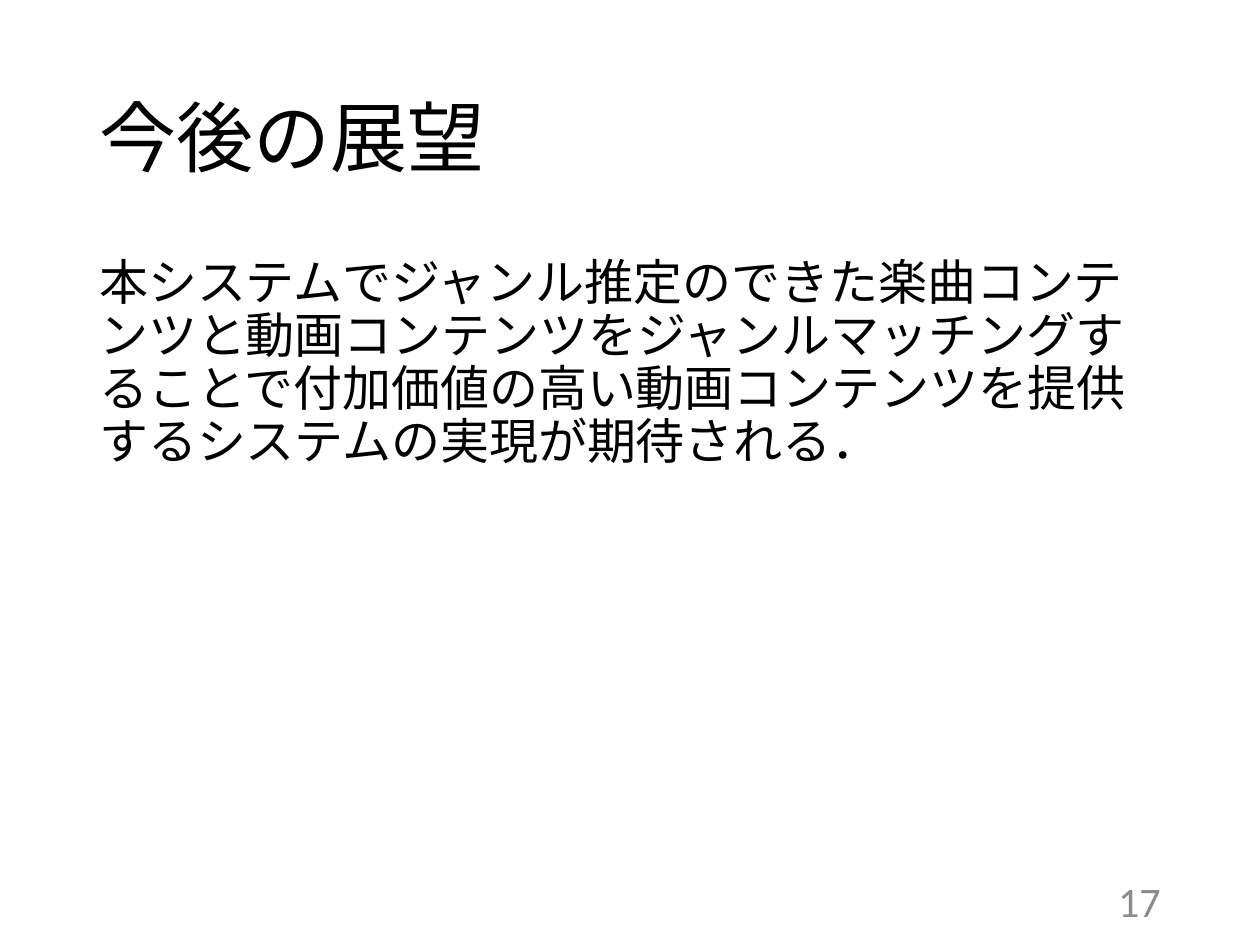
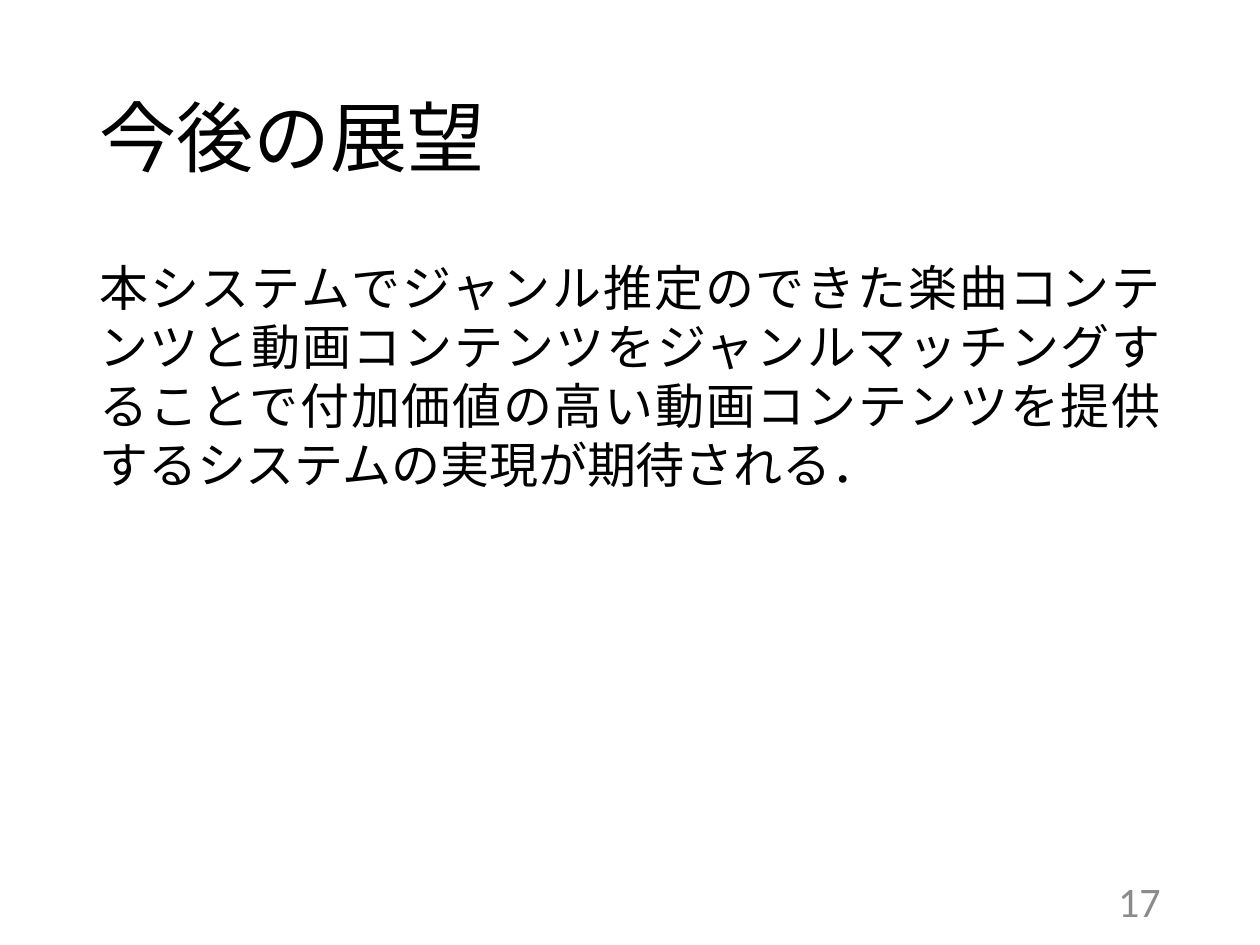
Before and after one commit to kait-takanolab/1821144-yoshii-thesis, a slide deck: slide 17 of 発表用スライド/1821144_卒研発表.pptx. Drawn at 1260x945 pixels with LibreOffice and Linux fonts; fonts in the diff are those of the drawing. Boxes give left, top, right and bottom in pixels: in the first picture for what was removed or moved away, otherwise in the second. Text is boxed around its words. In the diff, an @@ line names an element or a change of style, - is before the commit and + after.

```diff
--- a/発表用スライド/1821144_卒研発表.pptx
+++ b/発表用スライド/1821144_卒研発表.pptx
@@ text "本システムでジャンル推定のできた楽曲コンテンツと動画コンテンツをジャンルマッチングすることで付加価値の高い動画コンテンツ ..." at bbox=[99, 264, 1160, 487]: alignment left to justified; line spacing 0.9 to 1 @@
```
Also in this commit, not shown: 11 other slides changed.
